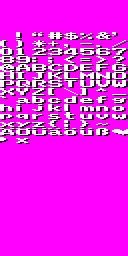
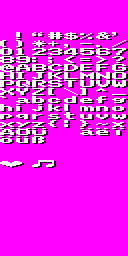
Layered file, before and after one edit (128 × 256). Changes by layer:
painted on "font.bmp" over (0, 122, 128, 168)
